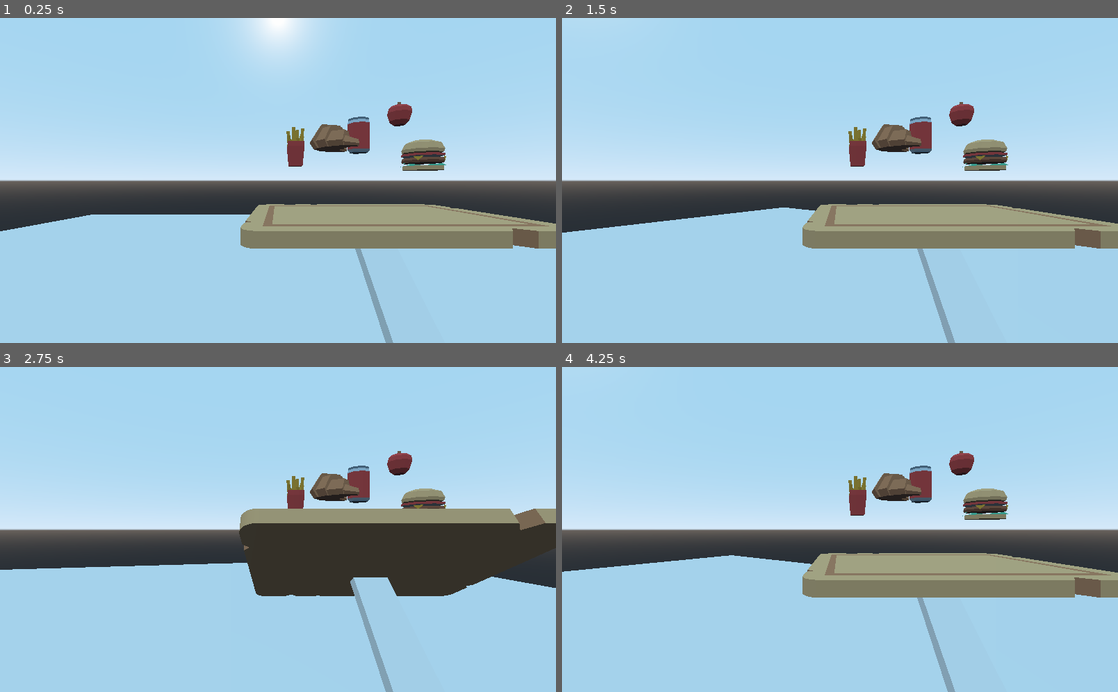
Above: before the commit, frames 1-4 (two rows, left to right).
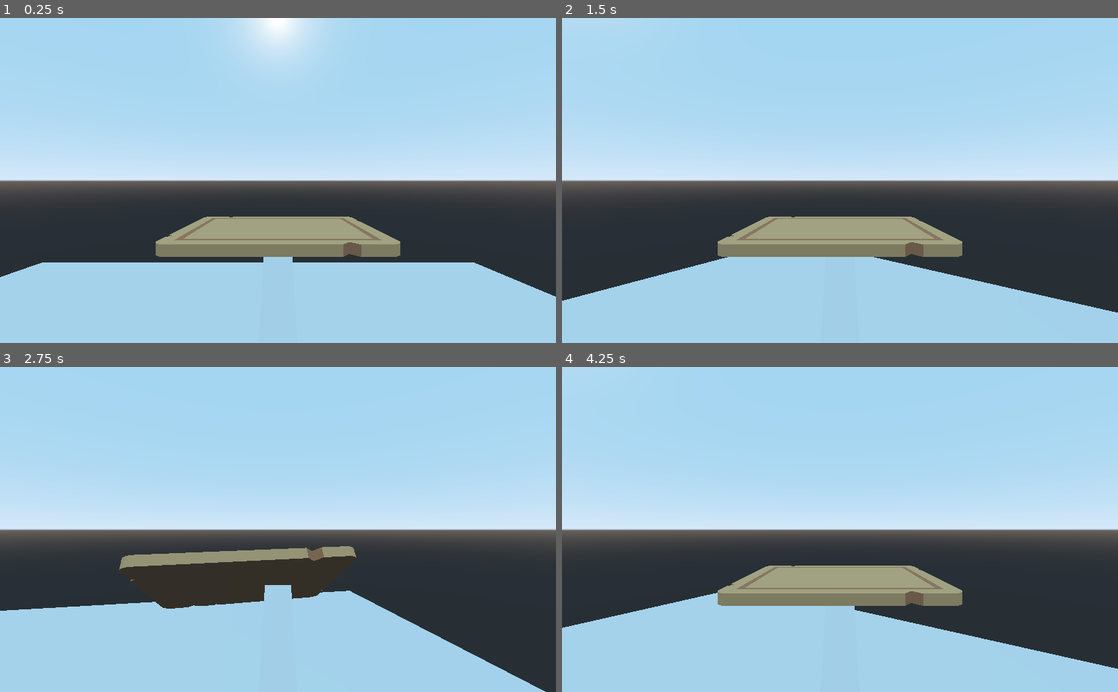
Above: after the commit, the same moments.

Repository: GameJams-butnamealreadytaken/LD49-Poutinegrade
Game: Godot game, scene res://assets/levels/test/test.tscn
The game is run twice, just before and just after one commit, with the same random seed, the same clock (stepped at 60 frames per second) and the same inputs. This scene is started directly instead of the project's main scene.
Inputs:
- Up to frame 1 (0.25 s): no input
- Up to frame 2 (1.5 s): hold D (rotate_right) 0.53-1.28 s; tap E (interact, bound only before the commit) at 0.6, 1.35 s; hold S (move_backward) from 1.28 s (still down)
- Up to frame 3 (2.75 s): release S (move_backward) at 2.03 s; hold D (rotate_right) from 2.03 s (still down); hold Up (tray_front) from 2.03 s (still down); tap E (interact, bound only before the commit) at 2.3 s
- Up to frame 4 (4.25 s): release D (rotate_right) at 2.78 s; release Up (tray_front) at 2.78 s; hold Z (move_forward) 2.78-3.53 s; tap E (interact, bound only before the commit) at 2.85, 3.6 s; hold Q (rotate_left) from 3.53 s (still down); tap R (tray_reset) at 4.15 s

The runs differ from the first frame. In frame 1, 17% of the frame differs, in the area x 0-100%, y 25-100%; in frame 2, 21%; in frame 3, 22%; in frame 4, 21%.

Commit message:
Fixed dynamic physic of tray in test scene

Diff:
--- a/project/assets/levels/test/test.tscn
+++ b/project/assets/levels/test/test.tscn
@@ -1,14 +1,44 @@
-[gd_scene load_steps=2 format=2]
+[gd_scene load_steps=8 format=2]
 
 [ext_resource path="res://assets/characters/player/player.tscn" type="PackedScene" id=1]
+[ext_resource path="res://assets/prefabs/objects/food/burger.tscn" type="PackedScene" id=2]
+[ext_resource path="res://assets/prefabs/objects/food/fries.tscn" type="PackedScene" id=3]
+[ext_resource path="res://assets/prefabs/objects/food/sodaCan.tscn" type="PackedScene" id=4]
+[ext_resource path="res://assets/prefabs/objects/food/apple.tscn" type="PackedScene" id=5]
+[ext_resource path="res://assets/prefabs/objects/food/croissant.tscn" type="PackedScene" id=6]
+
+[sub_resource type="BoxShape" id=1]
+extents = Vector3( 0.502417, 0.52498, 0.902651 )
 
 [node name="Root" type="Spatial"]
 
-[node name="Floor" type="CSGBox" parent="."]
-transform = Transform( 3.38565, 0, 0, 0, 1, 0, 0, 0, 1, 0, -0.924707, 0 )
-width = 4.47682
-height = 1.72211
-depth = 18.6705
-
 [node name="Player" parent="." instance=ExtResource( 1 )]
 transform = Transform( 1, 0, 0, 0, 1, 0, 0, 0, 1, 0, 0.167699, 0.134856 )
+
+[node name="Apple" parent="." instance=ExtResource( 5 )]
+transform = Transform( 1, 0, 0, 0, 1, 0, 0, 0, 1, 0.173595, 5.91229, -1.92596 )
+
+[node name="Burger" parent="." instance=ExtResource( 2 )]
+transform = Transform( 1, 0, 0, 0, 1, 0, 0, 0, 1, 0.173595, 5.91229, -1.92596 )
+
+[node name="Croissant" parent="." instance=ExtResource( 6 )]
+transform = Transform( 1, 0, 0, 0, 1, 0, 0, 0, 1, 0.173595, 5.91229, -1.92596 )
+
+[node name="Fries" parent="." instance=ExtResource( 3 )]
+transform = Transform( 1, 0, 0, 0, 1, 0, 0, 0, 1, 0.173595, 5.91229, -1.92596 )
+
+[node name="SodaCan" parent="." instance=ExtResource( 4 )]
+transform = Transform( 1, 0, 0, 0, 1, 0, 0, 0, 1, 0.173595, 5.91229, -1.92596 )
+
+[node name="StaticBody" type="StaticBody" parent="."]
+transform = Transform( 1, 0, 0, 0, 1, 0, 0, 0, 1, 0, -0.908068, 0 )
+
+[node name="CollisionShape" type="CollisionShape" parent="StaticBody"]
+transform = Transform( 17.915, 0, 0, 0, 1, 0, 0, 0, 10, 0, 0, 0 )
+shape = SubResource( 1 )
+
+[node name="Floor" type="CSGBox" parent="StaticBody"]
+transform = Transform( 18, 0, 0, 0, 1, 0, 0, 0, 18, 0, 0, 0 )
+width = 1.0
+height = 1.0
+depth = 1.0
--- a/project/assets/prefabs/tray/tray.tscn
+++ b/project/assets/prefabs/tray/tray.tscn
@@ -1,12 +1,7 @@
-[gd_scene load_steps=10 format=2]
+[gd_scene load_steps=5 format=2]
 
 [ext_resource path="res://assets/prefabs/tray/trayController.gd" type="Script" id=1]
-[ext_resource path="res://assets/prefabs/objects/food/apple.tscn" type="PackedScene" id=2]
 [ext_resource path="res://assets/models/foodkit/cuttingBoard.fbx" type="PackedScene" id=3]
-[ext_resource path="res://assets/prefabs/objects/food/sodaCan.tscn" type="PackedScene" id=4]
-[ext_resource path="res://assets/prefabs/objects/food/burger.tscn" type="PackedScene" id=5]
-[ext_resource path="res://assets/prefabs/objects/food/croissant.tscn" type="PackedScene" id=6]
-[ext_resource path="res://assets/prefabs/objects/food/fries.tscn" type="PackedScene" id=7]
 
 [sub_resource type="BoxShape" id=1]
 
@@ -16,15 +11,7 @@
 
 [node name="Camera" type="Camera" parent="."]
 transform = Transform( 1, 0, 0, 0, 1, 0, 0, 0, 1, 0, 0.354154, 2.68342 )
-
-[node name="Apple" parent="." instance=ExtResource( 2 )]
-transform = Transform( 1, 0, 0, 0, 1, 0, 0, 0, 1, 0.182422, 0.661509, 0.173038 )
-
-[node name="SodaCan" parent="." instance=ExtResource( 4 )]
-transform = Transform( 1, 0, 0, 0, 1, 0, 0, 0, 1, -0.0368052, 0.554863, -0.172671 )
-
-[node name="Croissant" parent="." instance=ExtResource( 6 )]
-transform = Transform( 1, 0, 0, 0, 1, 0, 0, 0, 1, -0.378157, 0.478973, 0.150447 )
+current = true
 
 [node name="KineBody_arm" type="KinematicBody" parent="."]
 transform = Transform( 1, 0, 0, 0, 0.807074, -0.590451, 0, 0.590451, 0.807074, 0, -0.685075, 0.443 )
@@ -42,7 +29,6 @@
 [node name="RigidBody_tray" type="RigidBody" parent="."]
 mode = 3
 script = ExtResource( 1 )
-rotation_max = 30.0
 
 [node name="CollisionShape" type="CollisionShape" parent="RigidBody_tray"]
 transform = Transform( 1.07, 0, 0, 0, 0.052, 0, 0, 0, 0.754, 0, -0.230115, 0 )
@@ -50,9 +36,3 @@
 
 [node name="cuttingBoard" parent="RigidBody_tray" instance=ExtResource( 3 )]
 transform = Transform( -1.1365e-07, 0, 2.6, 0, 2.6, 0, -2.6, 0, -1.1365e-07, 0, -0.282128, 0 )
-
-[node name="Burger" parent="." instance=ExtResource( 5 )]
-transform = Transform( 1, 0, 0, 0, 1, 0, 0, 0, 1, 0.583169, 0.362098, -0.168288 )
-
-[node name="Fries" parent="." instance=ExtResource( 7 )]
-transform = Transform( 1, 0, 0, 0, 1, 0, 0, 0, 1, -0.653055, 0.460883, -0.242189 )
--- a/project/assets/prefabs/tray/trayController.gd
+++ b/project/assets/prefabs/tray/trayController.gd
@@ -1,16 +1,19 @@
 extends RigidBody
 
 export(float) var rotation_speed = 1.0
-export(float) var rotation_max = 45.0
+export(float) var rotation_max = 30.0
 
 var rot_angle_z = 0.0
 var rot_angle_x = 0.0
+
+var parent
 
 var current_scale
 
 # Called when the node enters the scene tree for the first time.
 func _ready():
     current_scale = transform.basis.get_scale()
+    parent = get_parent()
 
 # Called every frame. 'delta' is the elapsed time since the previous frame.
 func _process(delta):
@@ -23,6 +26,11 @@
 
         if rotation_x > rotation_max or rotation_z > rotation_max:
             mode = MODE_RIGID
+            var transfo = global_transform
+            var root = get_tree().get_root()
+            parent.remove_child(self)
+            root.add_child(self)
+            transform = transfo
 
         if Input.is_action_pressed("tray_front"):
             rot_angle_x = -rotation_speed * delta
@@ -38,6 +46,8 @@
         resetTray()
 
 func resetTray():
+    get_parent().remove_child(self)
+    parent.add_child(self)
     mode = MODE_KINEMATIC
     transform.basis = Basis()
     transform = transform.basis.scaled(current_scale)
--- a/project/project.godot
+++ b/project/project.godot
@@ -49,13 +49,12 @@
 "events": [ Object(InputEventKey,"resource_local_to_scene":false,"resource_name":"","device":0,"alt":false,"shift":false,"control":false,"meta":false,"command":false,"pressed":false,"scancode":83,"unicode":0,"echo":false,"script":null)
  ]
 }
-rotate_left={
+move_left={
 "deadzone": 0.5,
 "events": [ Object(InputEventKey,"resource_local_to_scene":false,"resource_name":"","device":0,"alt":false,"shift":false,"control":false,"meta":false,"command":false,"pressed":false,"scancode":81,"unicode":0,"echo":false,"script":null)
-, Object(InputEventKey,"resource_local_to_scene":false,"resource_name":"","device":0,"alt":false,"shift":false,"control":false,"meta":false,"command":false,"pressed":false,"scancode":65,"unicode":0,"echo":false,"script":null)
  ]
 }
-rotate_right={
+move_right={
 "deadzone": 0.5,
 "events": [ Object(InputEventKey,"resource_local_to_scene":false,"resource_name":"","device":0,"alt":false,"shift":false,"control":false,"meta":false,"command":false,"pressed":false,"scancode":68,"unicode":0,"echo":false,"script":null)
  ]
@@ -80,24 +79,20 @@
 "events": [ Object(InputEventKey,"resource_local_to_scene":false,"resource_name":"","device":0,"alt":false,"shift":false,"control":false,"meta":false,"command":false,"pressed":false,"scancode":16777234,"unicode":0,"echo":false,"script":null)
  ]
 }
-move_left={
-"deadzone": 0.5,
-"events": [ Object(InputEventKey,"resource_local_to_scene":false,"resource_name":"","device":0,"alt":false,"shift":false,"control":false,"meta":false,"command":false,"pressed":false,"scancode":81,"unicode":0,"echo":false,"script":null)
- ]
-}
-move_right={
-"deadzone": 0.5,
-"events": [ Object(InputEventKey,"resource_local_to_scene":false,"resource_name":"","device":0,"alt":false,"shift":false,"control":false,"meta":false,"command":false,"pressed":false,"scancode":68,"unicode":0,"echo":false,"script":null)
- ]
-}
 tray_reset={
 "deadzone": 0.5,
 "events": [ Object(InputEventKey,"resource_local_to_scene":false,"resource_name":"","device":0,"alt":false,"shift":false,"control":false,"meta":false,"command":false,"pressed":false,"scancode":82,"unicode":0,"echo":false,"script":null)
  ]
 }
-interact={
+rotate_left={
 "deadzone": 0.5,
-"events": [ Object(InputEventKey,"resource_local_to_scene":false,"resource_name":"","device":0,"alt":false,"shift":false,"control":false,"meta":false,"command":false,"pressed":false,"scancode":69,"unicode":0,"echo":false,"script":null)
+"events": [ Object(InputEventKey,"resource_local_to_scene":false,"resource_name":"","device":0,"alt":false,"shift":false,"control":false,"meta":false,"command":false,"pressed":false,"scancode":81,"unicode":0,"echo":false,"script":null)
+, Object(InputEventKey,"resource_local_to_scene":false,"resource_name":"","device":0,"alt":false,"shift":false,"control":false,"meta":false,"command":false,"pressed":false,"scancode":65,"unicode":0,"echo":false,"script":null)
+ ]
+}
+rotate_right={
+"deadzone": 0.5,
+"events": [ Object(InputEventKey,"resource_local_to_scene":false,"resource_name":"","device":0,"alt":false,"shift":false,"control":false,"meta":false,"command":false,"pressed":false,"scancode":68,"unicode":0,"echo":false,"script":null)
  ]
 }
 
